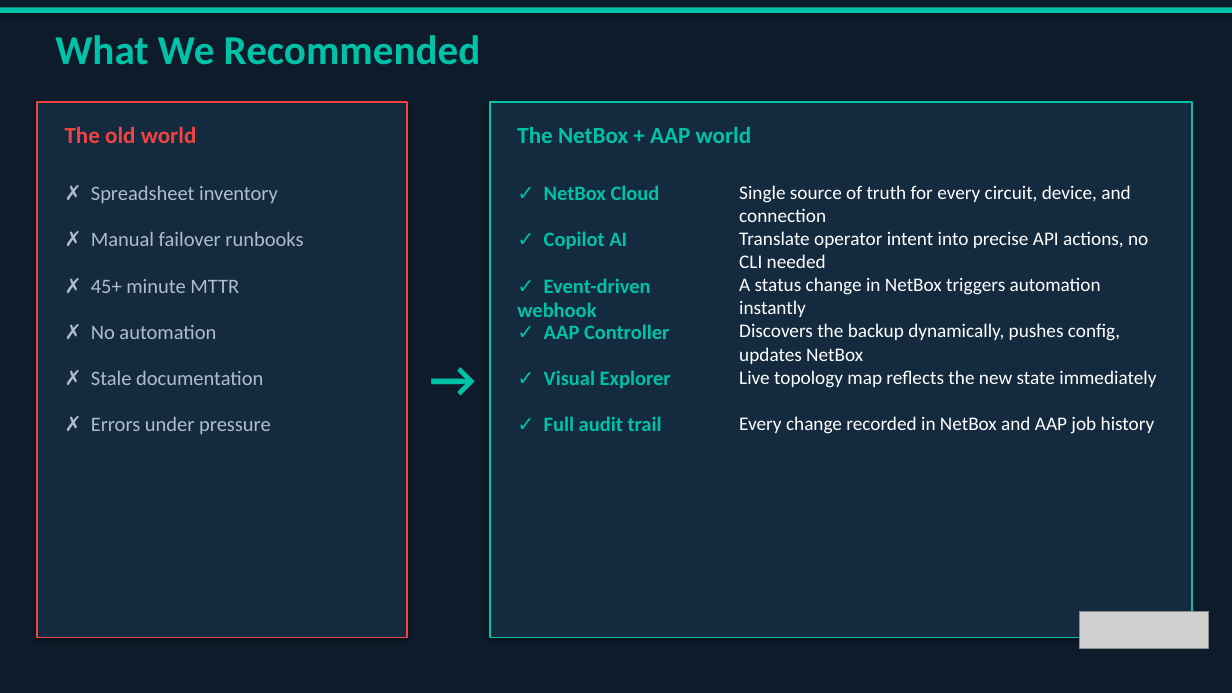
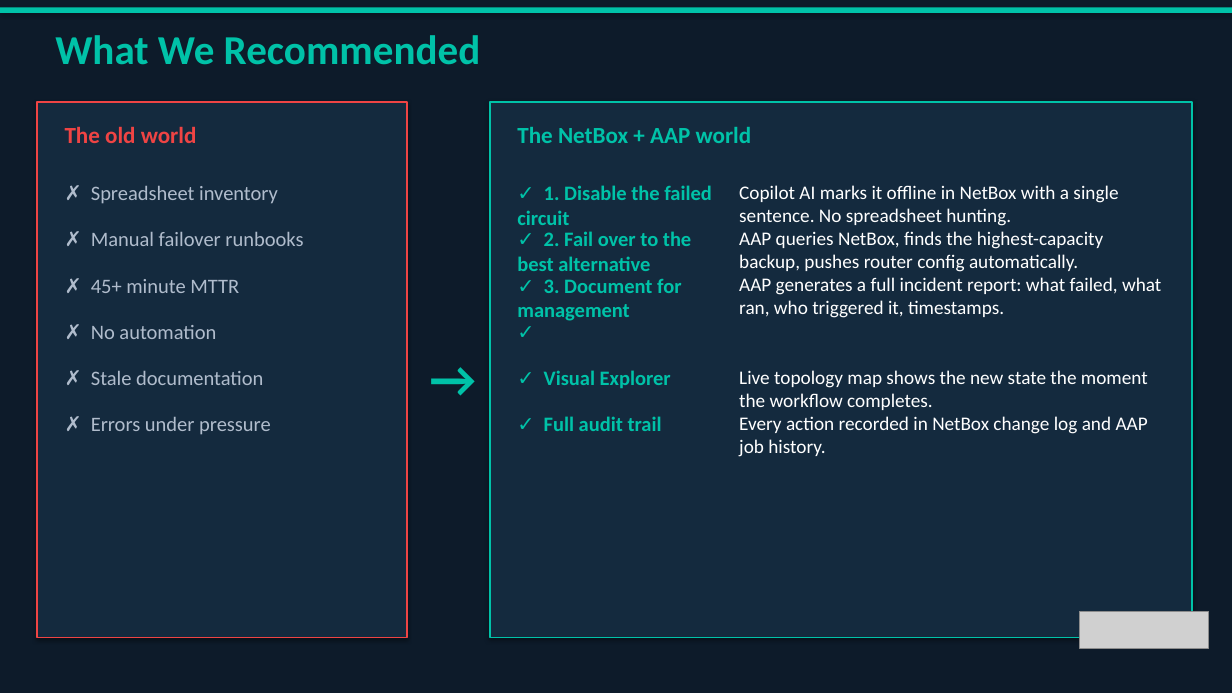
Before and after one commit to my0373/summit-netbox-circuits-demo, a slide deck: slide 6 of slides/Summit_Demo_Deck.pptx (slide 5 before the commit). Drawn at 1232x693 pixels with LibreOffice and Linux fonts; fonts in the diff are those of the drawing; grey boxes stand for pictures. Boxes give left, top, right and bottom in pixels: in the first picture for what was removed or moved away, otherwise in the second. Text is boxed around its words. In the diff, an @@ line names an element or a change of style, - is before the commit and + after.

```diff
--- a/slides/Summit_Demo_Deck.pptx
+++ b/slides/Summit_Demo_Deck.pptx
@@ text at (x1=517, y1=185, x2=712, y2=225): text changed @@
-✓ NetBox Cloud
+✓ 1. Disable the failed circuit
@@ text at (x1=739, y1=185, x2=1118, y2=226): text changed @@
-Single source of truth for every circuit, device, and connection
+Copilot AI marks it offline in NetBox with a single sentence. No spreadsheet hunting.
@@ text at (x1=517, y1=231, x2=691, y2=271): text changed @@
-✓ Copilot AI
+✓ 2. Fail over to the best alternative
@@ text at (x1=739, y1=231, x2=1103, y2=272): text changed @@
-Translate operator intent into precise API actions, no CLI needed
+AAP queries NetBox, finds the highest-capacity backup, pushes router config automatically.
@@ text at (x1=517, y1=279, x2=681, y2=321): text changed @@
-✓ Event-driven webhook
+✓ 3. Document for management
@@ text at (x1=739, y1=277, x2=1161, y2=318): text changed @@
-A status change in NetBox triggers automation instantly
+AAP generates a full incident report: what failed, what ran, who triggered it, timestamps.
@@ text at (x1=544, y1=324, x2=669, y2=339): text changed @@
-✓ AAP Controller
+✓
@@ text removed at (x1=739, y1=323, x2=1120, y2=364) @@
-Discovers the backup dynamically, pushes config, updates NetBox
@@ text at (x1=739, y1=370, x2=1148, y2=410): text changed @@
-Live topology map reflects the new state immediately
+Live topology map shows the new state the moment the workflow completes.
@@ text at (x1=739, y1=416, x2=1148, y2=457): text changed @@
-Every change recorded in NetBox and AAP job history
+Every action recorded in NetBox change log and AAP job history.
```
Also in this commit, not shown: 1 slide added, 1 other file.
